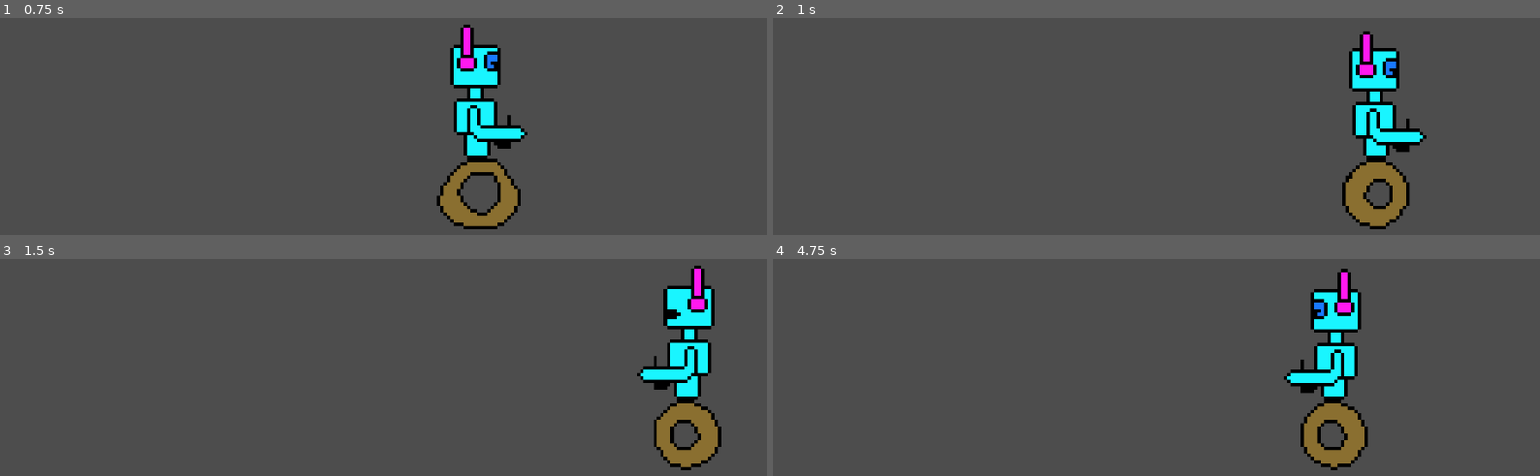
Above: before the commit, frames 1-4 (two rows, left to right).
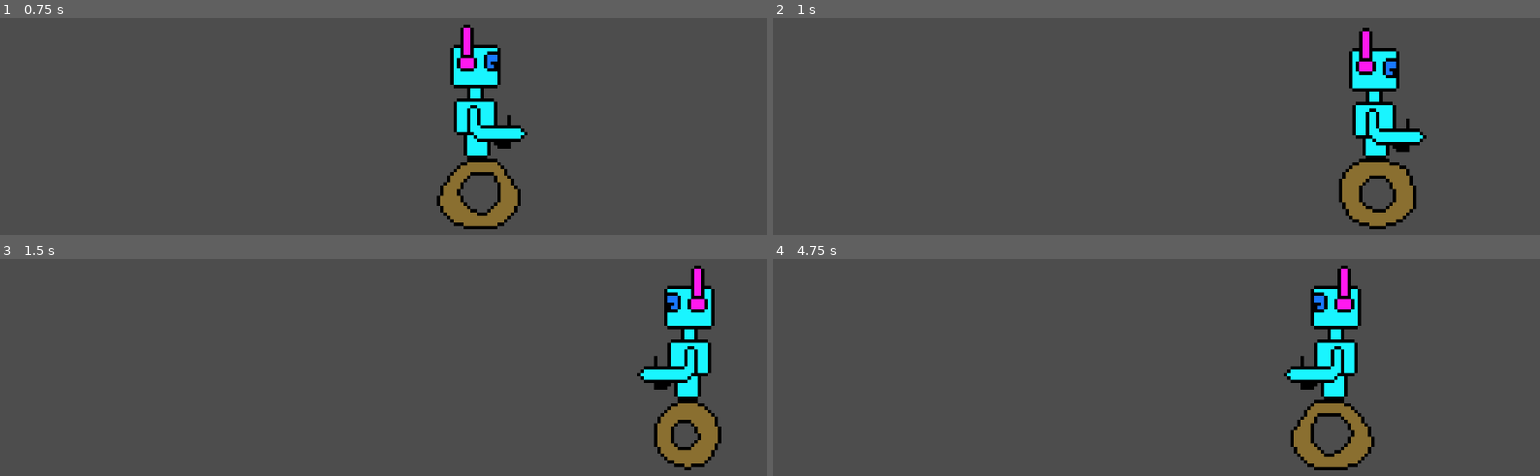
Above: after the commit, the same moments.

Repository: altherius12/Demo-2D-videogame
Game: Godot game, scene res://Scenes/game.tscn
Two runs of this game, one before a commit and one after it. Both use one fixed random seed, a clock stepped at 60 frames per second and the inputs below.
Inputs:
- Up to frame 1 (0.75 s): tap Enter at 0.5 s; hold D (move_right) from 0.53 s (still down)
- Up to frame 2 (1 s): keep holding D (move_right)
- Up to frame 3 (1.5 s): release D (move_right) at 1.28 s; hold A (move_left) from 1.28 s (still down)
- Up to frame 4 (4.75 s): release A (move_left) at 2.03 s; hold D (move_right) 2.03-3.53 s; tap Space at 3.5 s; hold A (move_left) from 3.53 s (still down); tap Enter at 4.25 s

Frame 1 is identical in both runs. In frame 2, 1.5% of the frame differs, in the area x 73-84%, y 4-98%; in frame 3, 0.5%; in frame 4, 2.9%, in the area x 66-79%, y 3-98%.

Commit message:
Limit walk animation to first 4 frames without wheel rolling

Diff:
--- a/Scenes/scripts/player.gd
+++ b/Scenes/scripts/player.gd
@@ -3,13 +3,20 @@
 ## Velocidad de movimiento del personaje (puedes ajustarla desde el Inspector)
 @export var speed: float = 150.0
 
+## Cantidad de frames a reproducir al moverse (por defecto 4: frames 0, 1, 2 y 3)
+## Puedes cambiar este valor a 2 en el Inspector si prefieres usar solo los 2 primeros frames
+@export var max_walk_frames: int = 4
+
 @onready var animated_sprite: AnimatedSprite2D = $AnimatedSprite2D
+
+var _is_resetting_frame: bool = false
 
 func _ready() -> void:
 	# El robot empieza quieto sin reproducir la animación
 	if animated_sprite:
 		animated_sprite.stop()
 		animated_sprite.frame = 0
+		animated_sprite.frame_changed.connect(_on_frame_changed)
 
 func _physics_process(_delta: float) -> void:
 	# Detecta si se pulsa 'A' (move_left) o 'D' (move_right)
@@ -21,16 +28,27 @@
 		# Orientar el sprite a la dirección correspondiente
 		animated_sprite.flip_h = direction < 0.0
 
-		# Reproducir la animación de caminar mientras se mueva
+		# Reproducir la animación mientras se mueva
 		if not animated_sprite.is_playing():
 			animated_sprite.play("idle_down")
 	else:
 		# Detener el movimiento inmediatamente al soltar las teclas
 		velocity.x = 0.0
 
-		# Detener la animación y volver a la pose de reposo
+		# Detener la animación y volver a la pose de reposo (frame 0)
 		if animated_sprite.is_playing():
 			animated_sprite.stop()
 			animated_sprite.frame = 0
 
 	move_and_slide()
+
+func _on_frame_changed() -> void:
+	if _is_resetting_frame:
+		return
+
+	# Si se está moviendo y alcanza el límite de frames, vuelve al frame 0
+	# Esto evita que se reproduzcan los frames posteriores donde rueda la llanta
+	if velocity.x != 0.0 and animated_sprite.frame >= max_walk_frames:
+		_is_resetting_frame = true
+		animated_sprite.frame = 0
+		_is_resetting_frame = false
